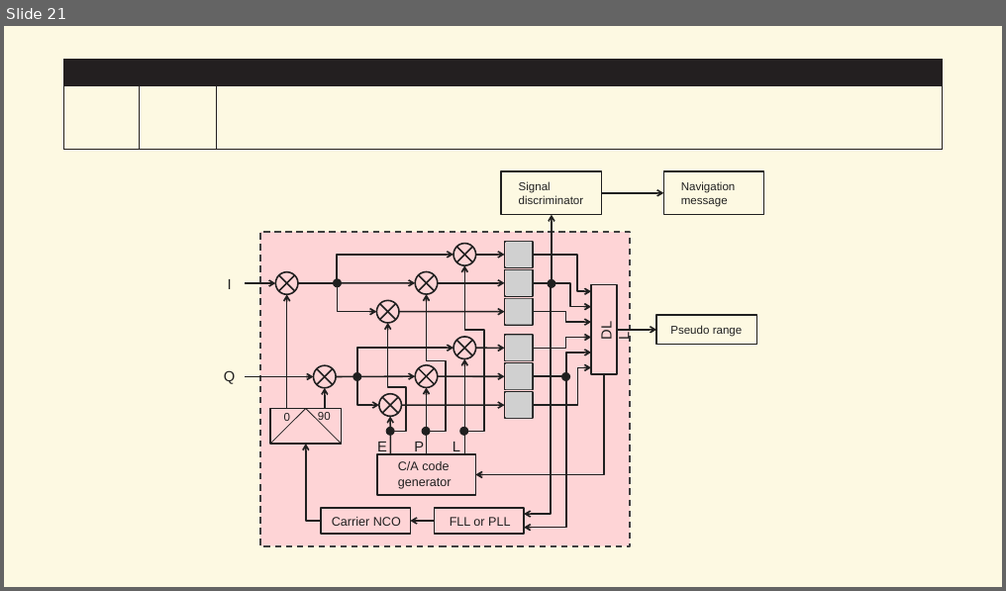
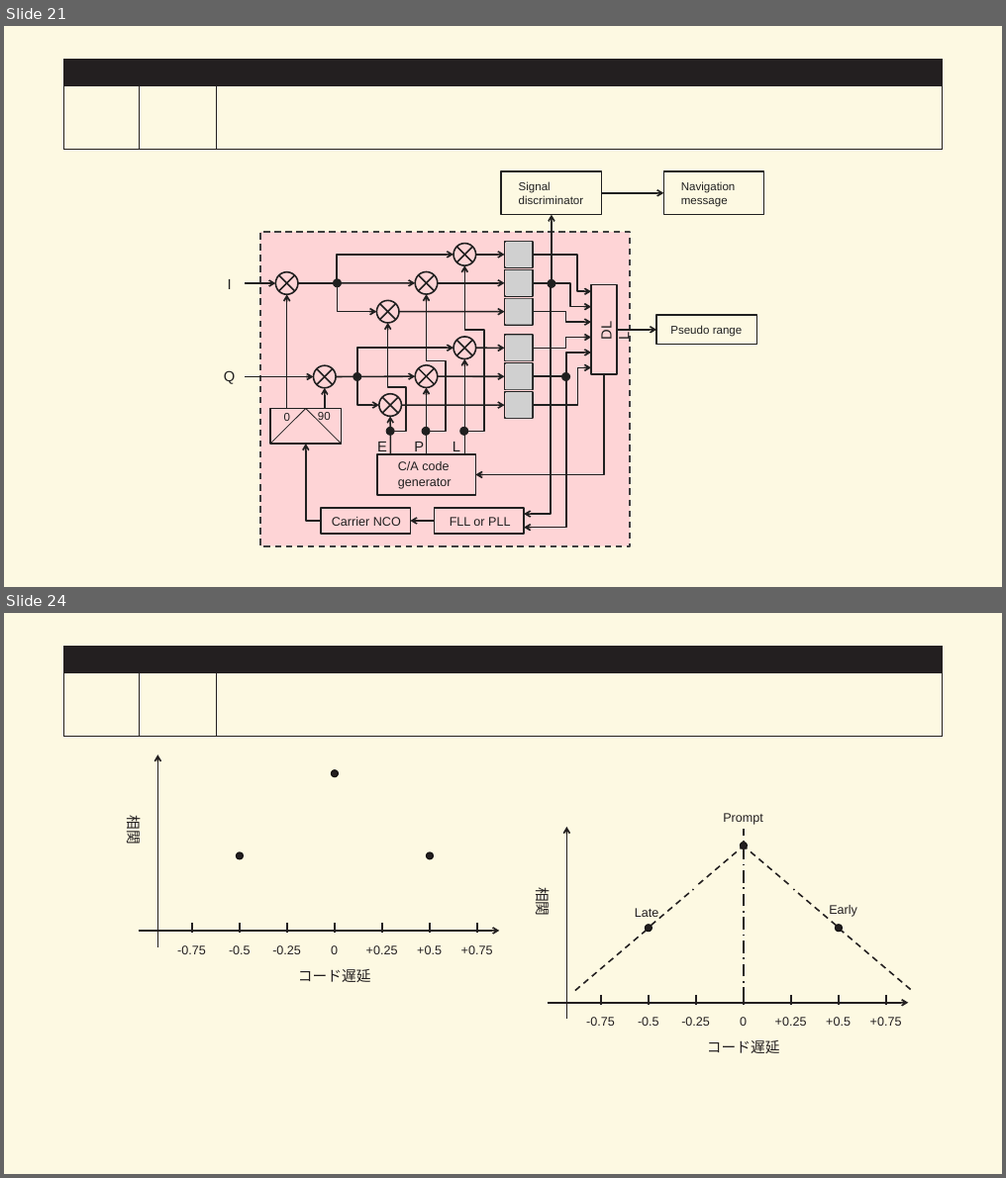
Before and after one commit to OpenSUSI/First_Tapeout_2026, a slide deck: first_tapeout_gps/Documentation/WeeklyReport/figure/2026-0726-0801/小型ロケット向け衛星航法装置の開発.pptx. Shown one above the other, each under a label of ours: slide 21 before the commit, slides 21 and 24 after it; the slides between them are not shown. The pictures are 1006x591 and 1006x1178 pixels, drawn with LibreOffice and Linux fonts; fonts in the diff are those of the drawing; grey boxes stand for pictures; background and template pictures are left out. Boxes give left, top, right and bottom in pixels: in the first picture for what was removed or moved away, otherwise in the second. Text is boxed around its words. In the diff, an @@ line names an element or a change of style, - is before the commit and + after.

```diff
--- a/first_tapeout_gps/Documentation/WeeklyReport/figure/2026-0726-0801/小型ロケット向け衛星航法装置の開発.pptx
+++ b/first_tapeout_gps/Documentation/WeeklyReport/figure/2026-0726-0801/小型ロケット向け衛星航法装置の開発.pptx
@@ slide 24 added at (x1=4, y1=613, x2=1002, y2=1174), background #FDF9E2; not listed: 4 template elements that a slide beside it also shows @@
@@ page number added at (x1=140, y1=679, x2=217, y2=731), 32 pt, text #FDF9E2, bold @@
+24
@@ arrow added from (158, 948) to (158, 755), #231F20 1.5 pt @@
@@ ellipse added at (x1=331, y1=770, x2=338, y2=777), fill #231F20, outline #0F0E0E 1 pt @@
@@ text added at (x1=124, y1=817, x2=145, y2=844), 14 pt, text #231F20 @@
+相関
@@ ellipse added at (x1=236, y1=853, x2=243, y2=860), fill #231F20, outline #0F0E0E 1 pt @@
@@ ellipse added at (x1=426, y1=853, x2=433, y2=860), fill #231F20, outline #0F0E0E 1 pt @@
@@ group added at (x1=533, y1=813, x2=911, y2=1054): 14 lines, 12 texts, 3 ellipses, 2 arrows @@
+Prompt
+Early
+Late
+0
+-0.25
+-0.5
+-0.75
++0.25
++0.5
++0.75
+コード遅延
+相関
@@ arrow added from (138, 931) to (500, 931), #231F20 1.5 pt @@
@@ group added at (x1=192, y1=923, x2=477, y2=933): 7 lines @@
@@ text added at (x1=177, y1=946, x2=206, y2=955), 12 pt, text #231F20 @@
+-0.75
@@ text added at (x1=229, y1=946, x2=251, y2=955), 12 pt, text #231F20 @@
+-0.5
@@ text added at (x1=272, y1=946, x2=301, y2=955), 12 pt, text #231F20 @@
+-0.25
@@ text added at (x1=331, y1=946, x2=338, y2=955), 12 pt, text #231F20 @@
+0
@@ text added at (x1=366, y1=946, x2=398, y2=955), 12 pt, text #231F20 @@
++0.25
@@ text added at (x1=417, y1=946, x2=442, y2=955), 12 pt, text #231F20 @@
++0.5
@@ text added at (x1=461, y1=946, x2=493, y2=955), 12 pt, text #231F20 @@
++0.75
@@ text added at (x1=298, y1=969, x2=371, y2=982), 14 pt, text #231F20 @@
+コード遅延
```
Also in this commit, not shown: 1 slide changed, 2 other slides added, 5 other files.
